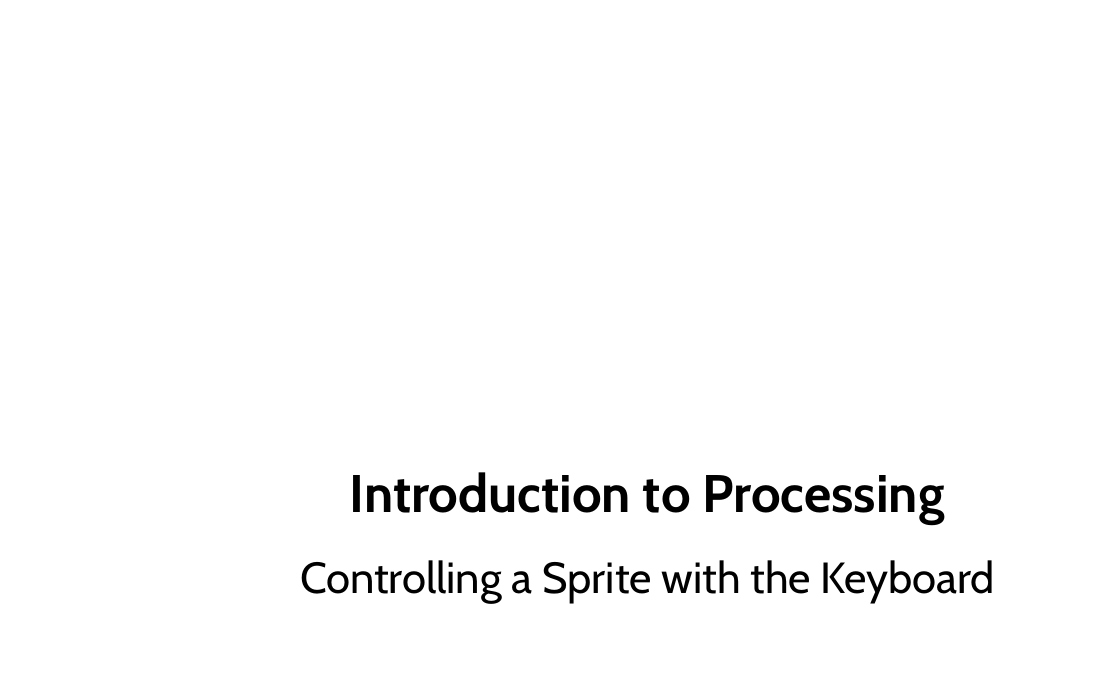
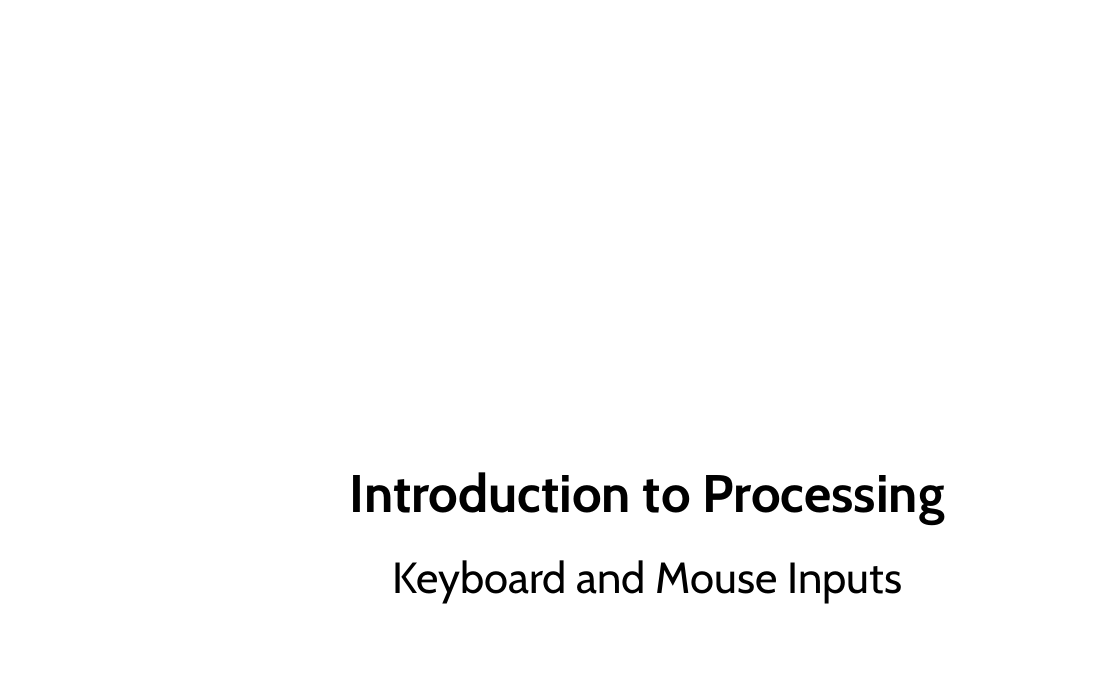
Before and after one commit to LongBaoNguyen/longbaonguyen.github.io, a slide deck: slide 1 of courses/apcsp/processing_arcade/processing2.pptx. Drawn at 1120x700 pixels with LibreOffice and Linux fonts; fonts in the diff are those of the drawing. Boxes give left, top, right and bottom in pixels: in the first picture for what was removed or moved away, otherwise in the second. Text is boxed around its words. In the diff, an @@ line names an element or a change of style, - is before the commit and + after.

```diff
--- a/courses/apcsp/processing_arcade/processing2.pptx
+++ b/courses/apcsp/processing_arcade/processing2.pptx
@@ subtitle at (x1=393, y1=560, x2=902, y2=604): text changed @@
-Controlling a Sprite with the Keyboard
+Keyboard and Mouse Inputs
```
Also in this commit, not shown: 3 other slides changed, 5 other files.
